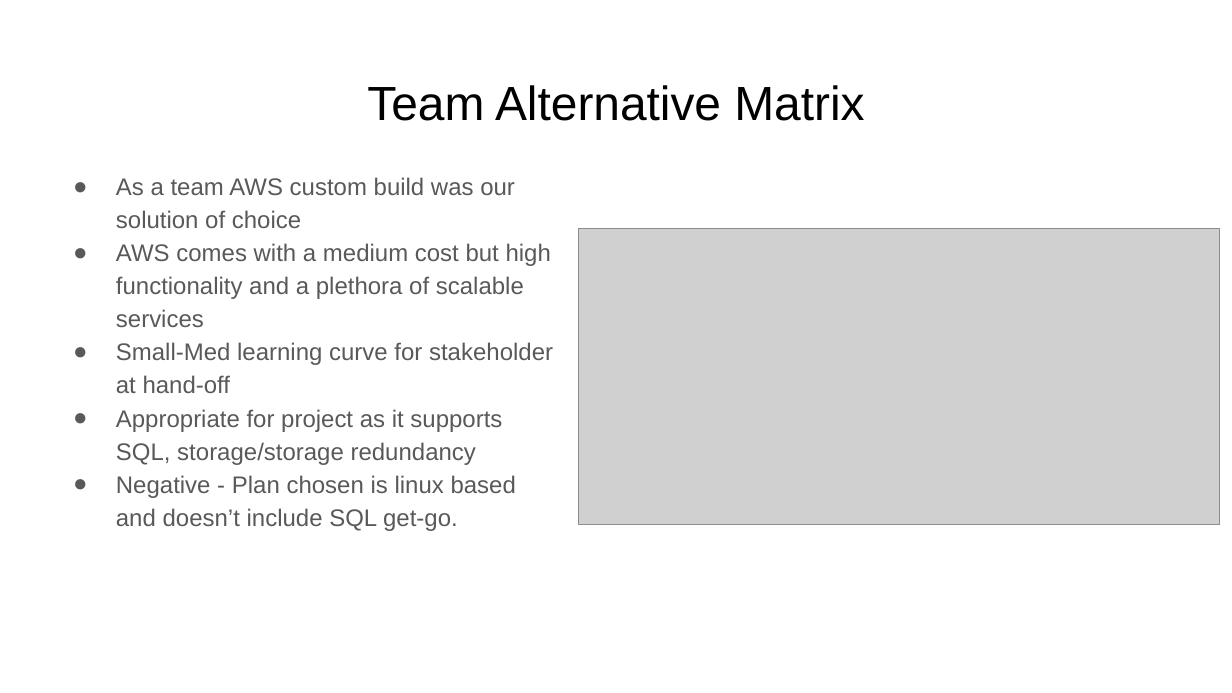
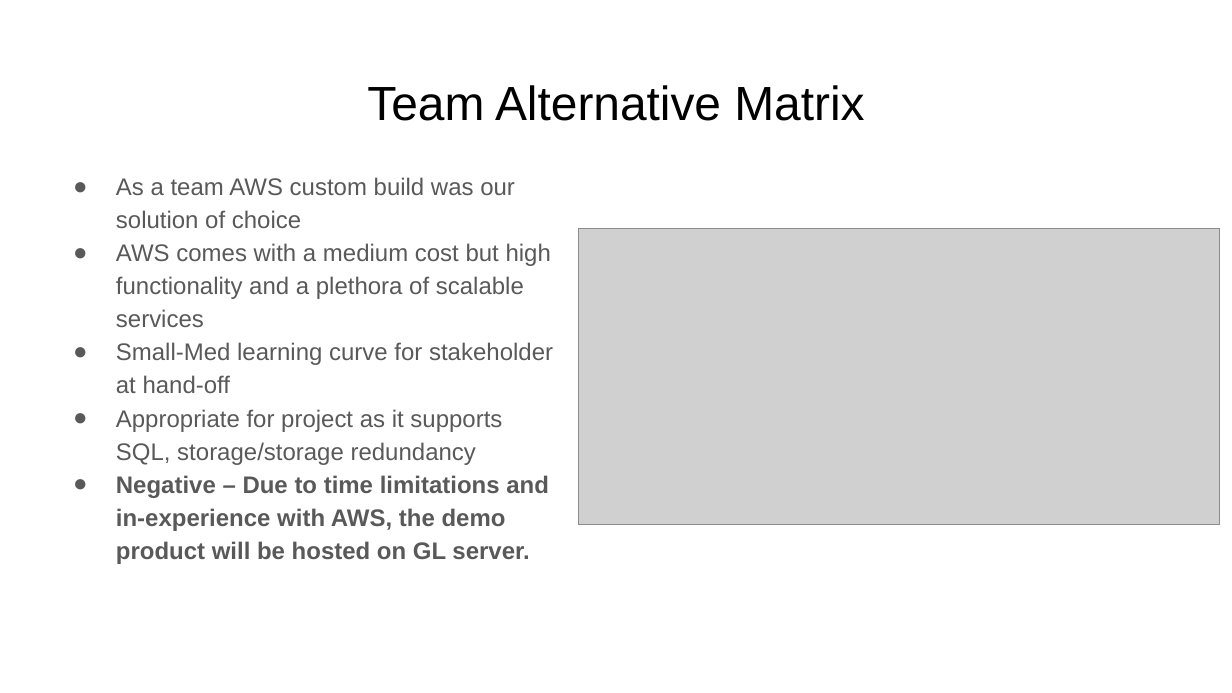
Before and after one commit to ninhng0710/Final_IS_436_Project_Demo, a slide deck: slide 4 of IS 436 Deliverable 4.pptx. Drawn at 1232x693 pixels with LibreOffice and Linux fonts; fonts in the diff are those of the drawing; grey boxes stand for pictures. Boxes give left, top, right and bottom in pixels: in the first picture for what was removed or moved away, otherwise in the second. Text is boxed around its words. In the diff, an @@ line names an element or a change of style, - is before the commit and + after.

```diff
--- a/IS 436 Deliverable 4.pptx
+++ b/IS 436 Deliverable 4.pptx
@@ text at (116, 475, 549, 564): text changed; bold on @@
-● Negative - Plan chosen is linux based and doesn’t include SQL get-go.
+● Negative – Due to time limitations and in-experience with AWS, the demo product will be hosted on GL server.
```
Also in this commit, not shown: 1 other slide changed, 2 other files.
